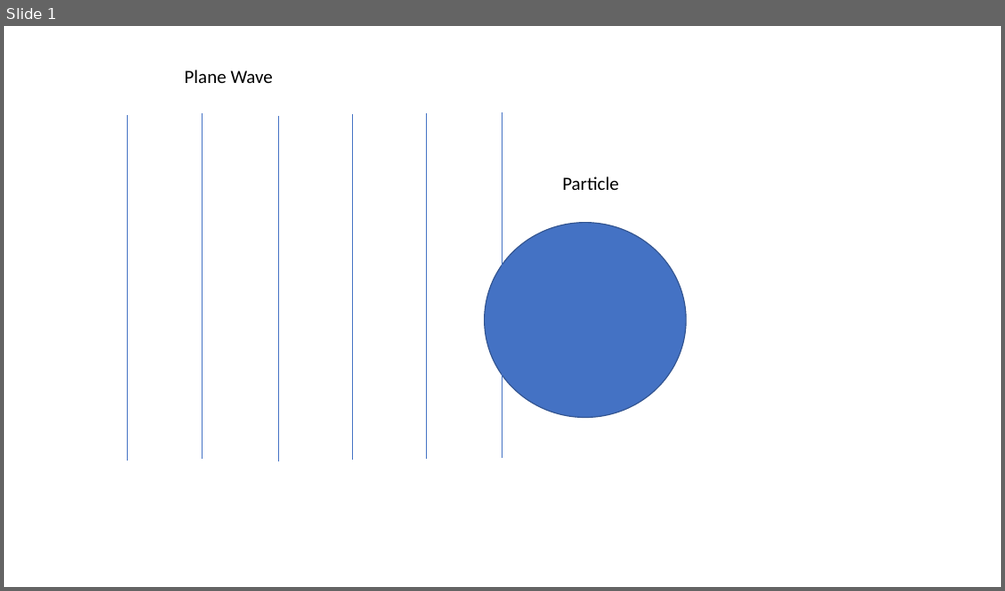
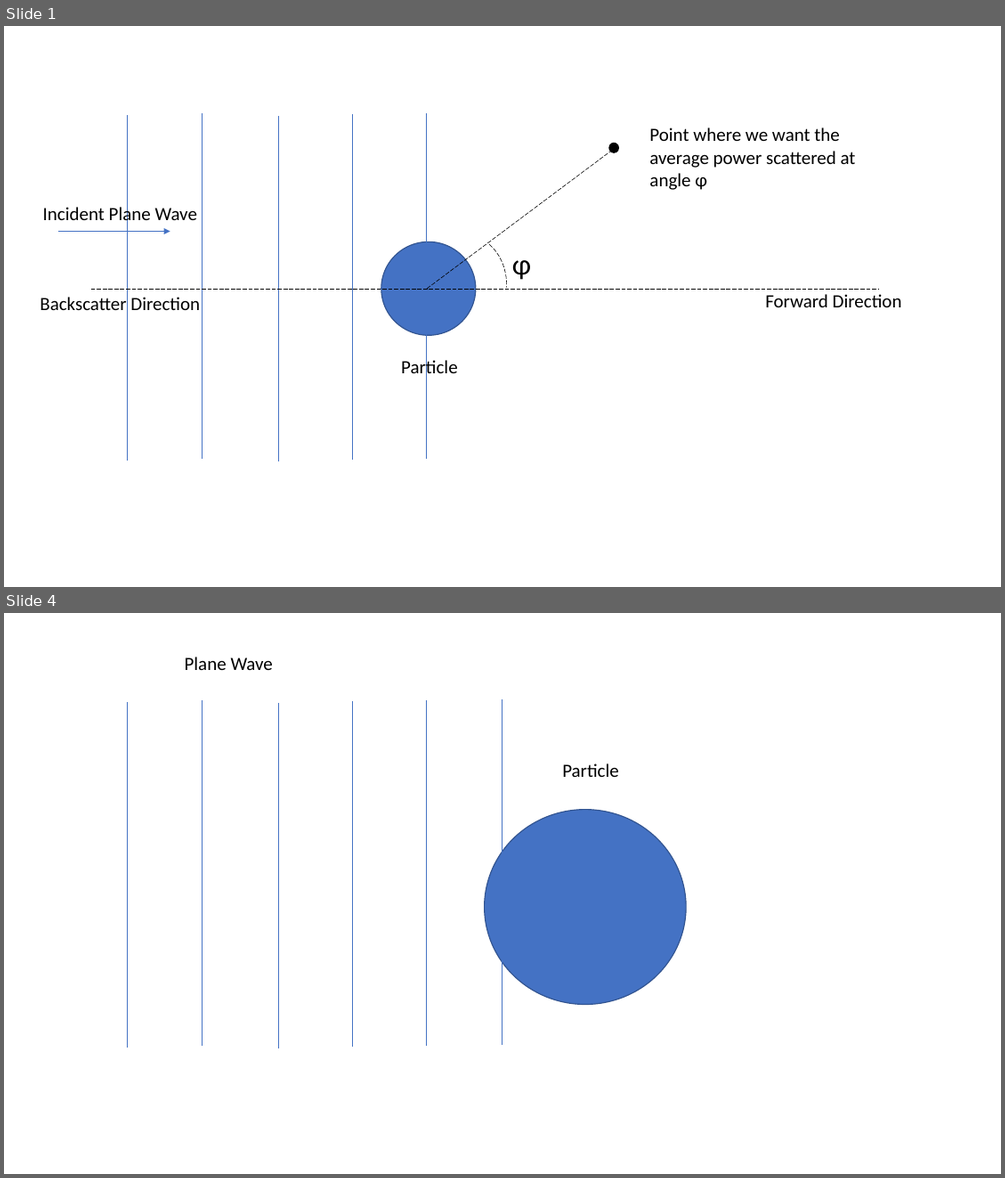
Before and after one commit to rtlines/VGF-Scattering-Code, a slide deck: Documentation/VGF_code_figures.pptx. Shown one above the other, each under a label of ours: slide 1 before the commit, slides 1 and 4 after it; the slides between them are not shown. The pictures are 1005x591 and 1005x1178 pixels, drawn with LibreOffice and Linux fonts; fonts in the diff are those of the drawing. Boxes give left, top, right and bottom in pixels: in the first picture for what was removed or moved away, otherwise in the second. Text is boxed around its words. In the diff, an @@ line names an element or a change of style, - is before the commit and + after.

```diff
--- a/Documentation/VGF_code_figures.pptx
+++ b/Documentation/VGF_code_figures.pptx
@@ slide 1 added at (4,26,1001,587), background #FFFFFF @@
@@ line added from (128, 115) to (128, 460), #4472C4 0.5 pt @@
@@ line added from (202, 113) to (202, 459), #4472C4 0.5 pt @@
@@ line added from (278, 116) to (278, 461), #4472C4 0.5 pt @@
@@ line added from (353, 114) to (353, 459), #4472C4 0.5 pt @@
@@ line added from (427, 113) to (427, 459), #4472C4 0.5 pt @@
@@ text added at (649,127,856,190), 18 pt, text #000000 @@
+Point where we want the average power scattered at angle φ
@@ line added from (428, 289) to (610, 151), #000000 0.5 pt dashed @@
@@ ellipse added at (609,143,618,152), fill #000000, outline #000000 1 pt @@
@@ text added at (43,204,197,225), 18 pt, text #000000 @@
+Incident Plane Wave
@@ arrow added from (58, 231) to (170, 231), #4472C4 0.5 pt @@
@@ arc (boxed as its full ellipse) added at (424,235,507,336), outline #000000 0.5 pt dashed @@
@@ ellipse added at (381,242,476,336), fill #4472C4, outline #325491 1 pt @@
@@ text added at (512,260,531,280), 28 pt, text #000000 @@
+φ
@@ line added from (90, 289) to (879, 289), #000000 0.5 pt dashed @@
@@ text added at (40,297,200,310), 18 pt, text #000000 @@
+Backscatter Direction
@@ text added at (765,294,902,307), 18 pt, text #000000 @@
+Forward Direction
@@ text added at (401,358,458,379), 18 pt, text #000000 @@
+Particle
@@ what was slide 1 is now slide 4 @@
```
Also in this commit, not shown: 4 other slides added, 2 other files.
